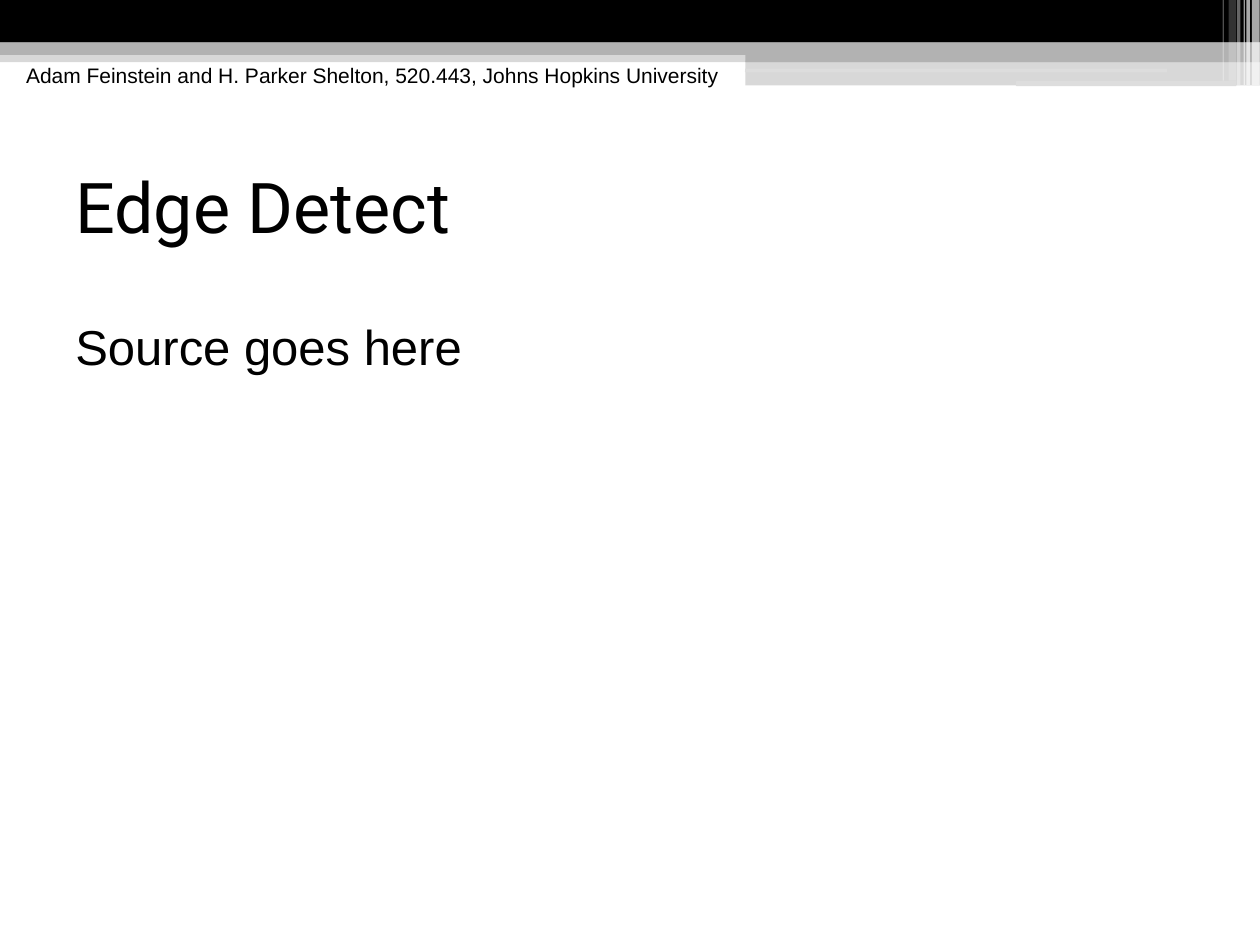
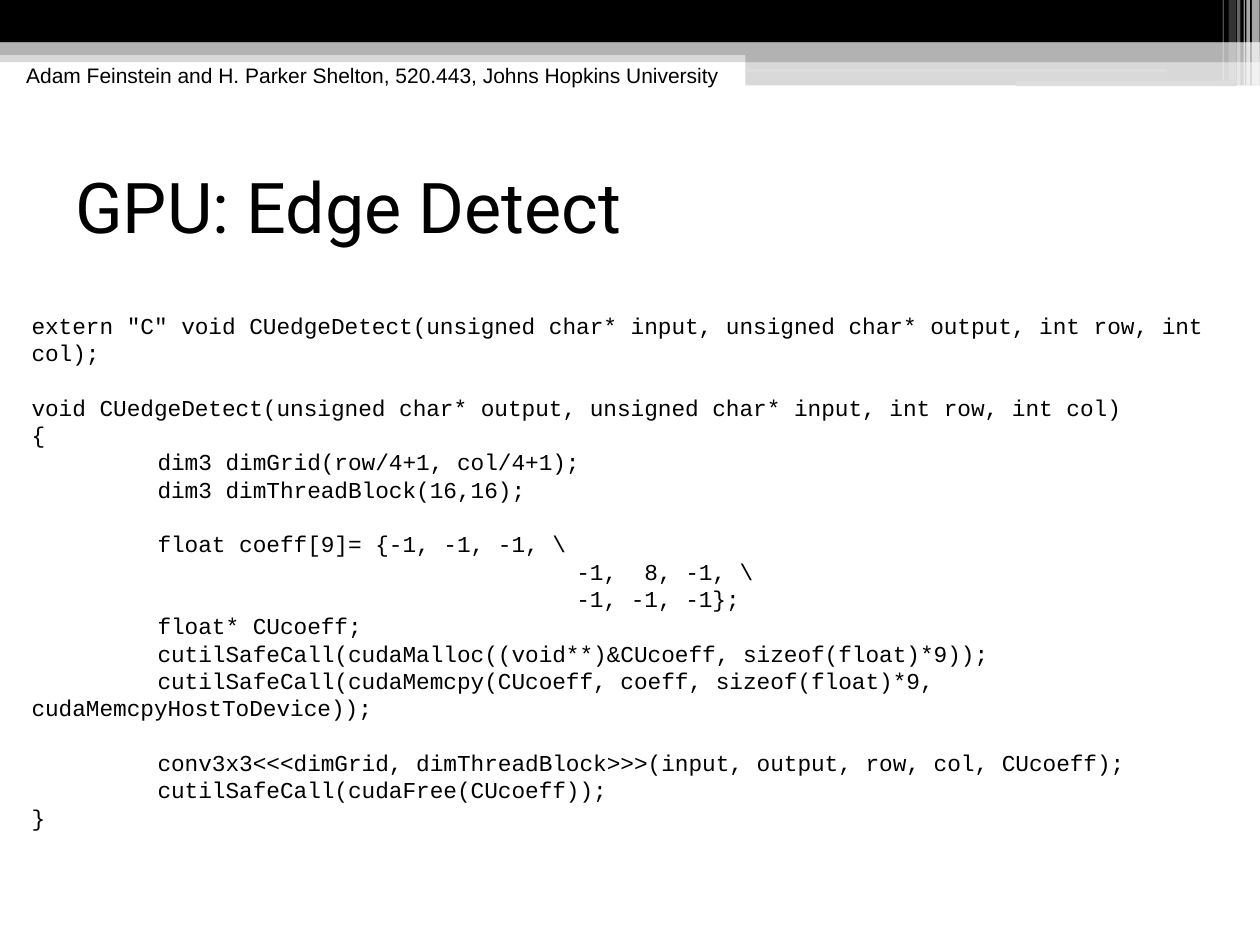
Before and after one commit to hpshelton/multimedia, a slide deck: slide 18 of docs/Multimedia Presentation.odp (slide 15 before the commit). Drawn at 1260x945 pixels with LibreOffice and Linux fonts; fonts in the diff are those of the drawing. Boxes give left, top, right and bottom in pixels: in the first picture for what was removed or moved away, otherwise in the second. Text is boxed around its words. In the diff, an @@ line names an element or a change of style, - is before the commit and + after.

```diff
--- a/docs/Multimedia Presentation.odp
+++ b/docs/Multimedia Presentation.odp
@@ title at (75,180,621,248): text changed @@
-Edge Detect
+GPU: Edge Detect
@@ subtitle at (32,317,1203,803): text changed; size 28 to 13 pt; font Arial to Courier New @@
-Source goes here
+extern "C" void CUedgeDetect(unsigned char* input, unsigned char* output, int row, int col);
+void CUedgeDetect(unsigned char* output, unsigned char* input, int row, int col)
+{
+dim3 dimGrid(row/4+1, col/4+1);
+dim3 dimThreadBlock(16,16);
+float coeff[9]= {-1, -1, -1, \
+-1, 8, -1, \
+-1, -1, -1};
+float* CUcoeff;
+cutilSafeCall(cudaMalloc((void**)&CUcoeff, sizeof(float)*9));
+cutilSafeCall(cudaMemcpy(CUcoeff, coeff, sizeof(float)*9, cudaMemcpyHostToDevice));
+conv3x3<<<dimGrid, dimThreadBlock>>>(input, output, row, col, CUcoeff);
+cutilSafeCall(cudaFree(CUcoeff));
+}
@@ subtitle "extern "C" void CUedgeDetect(unsigned char* ..." at (32,317,1203,803): vertical alignment top to middle @@
```
Also in this commit, not shown: 17 other slides changed, 6 slides added, 1 other file.
